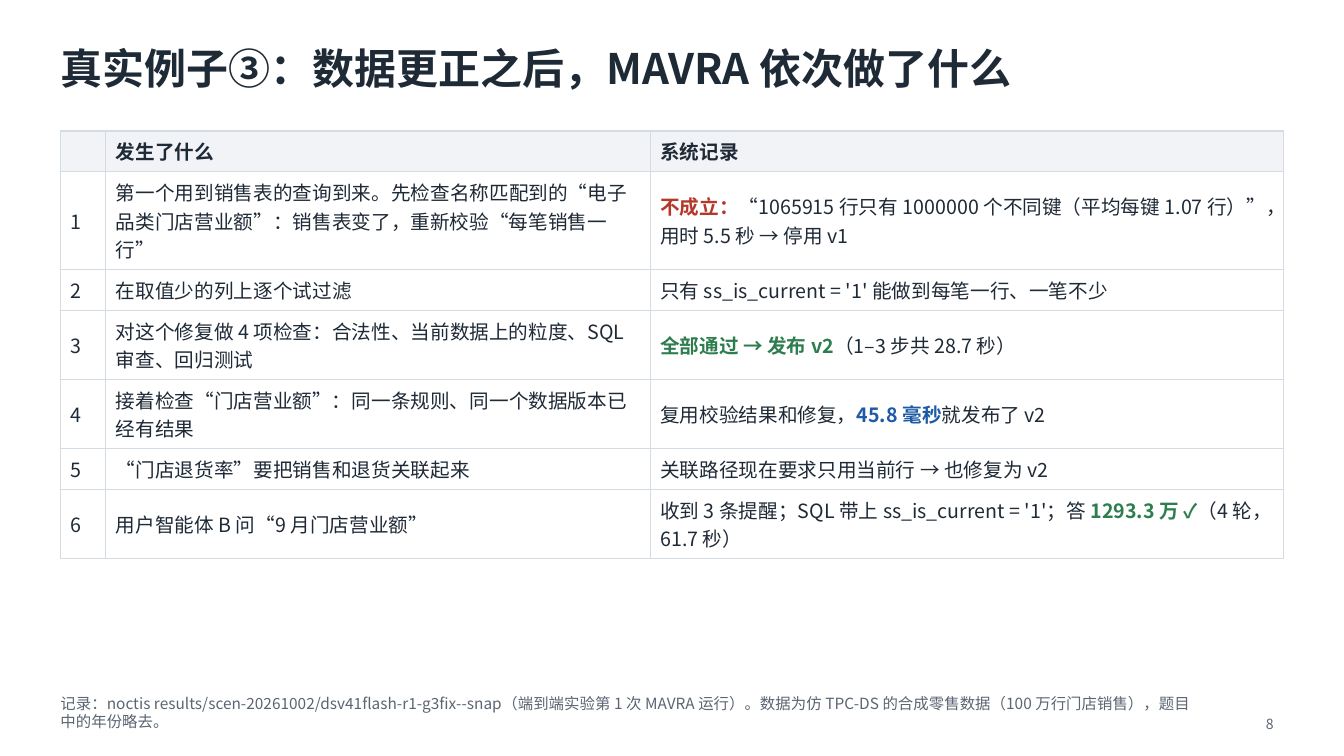
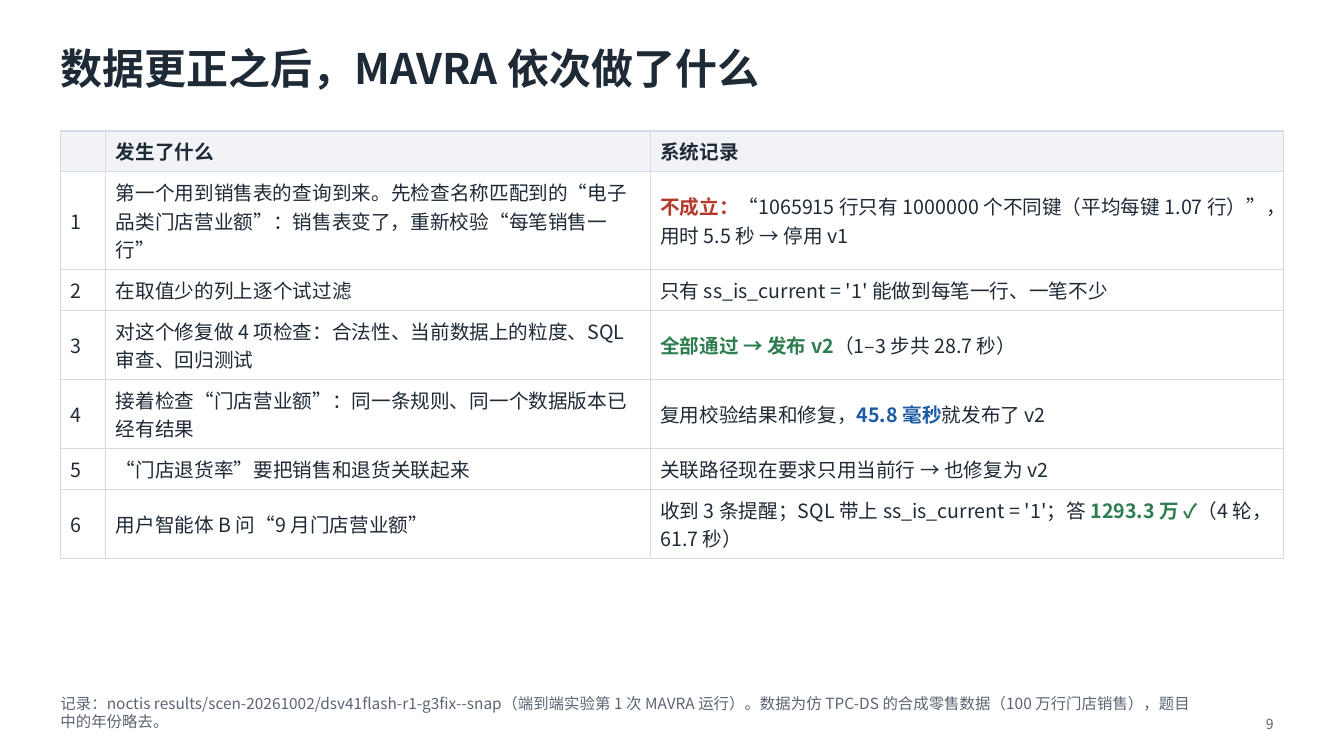
Before and after one commit to mmmttt000045/agent4db-adapter, a slide deck: slide 9 of docs/mavra-system.pptx (slide 8 before the commit). Drawn at 1344x756 pixels with LibreOffice and Linux fonts; fonts in the diff are those of the drawing. Boxes give left, top, right and bottom in pixels: in the first picture for what was removed or moved away, otherwise in the second. Text is boxed around its words. In the diff, an @@ line names an element or a change of style, - is before the commit and + after.

```diff
--- a/docs/mavra-system.pptx
+++ b/docs/mavra-system.pptx
@@ title at (x1=60, y1=48, x2=759, y2=90): text changed @@
-真实例子③：数据更正之后，MAVRA 依次做了什么
+数据更正之后，MAVRA 依次做了什么
```
Also in this commit, not shown: 5 other slides changed, 1 slide added, 3 other files.
